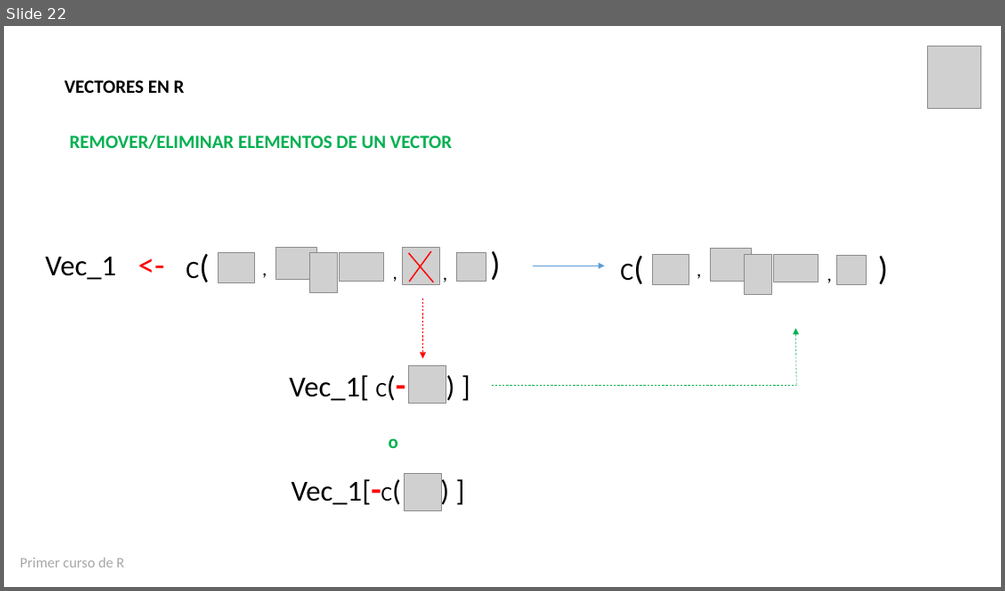
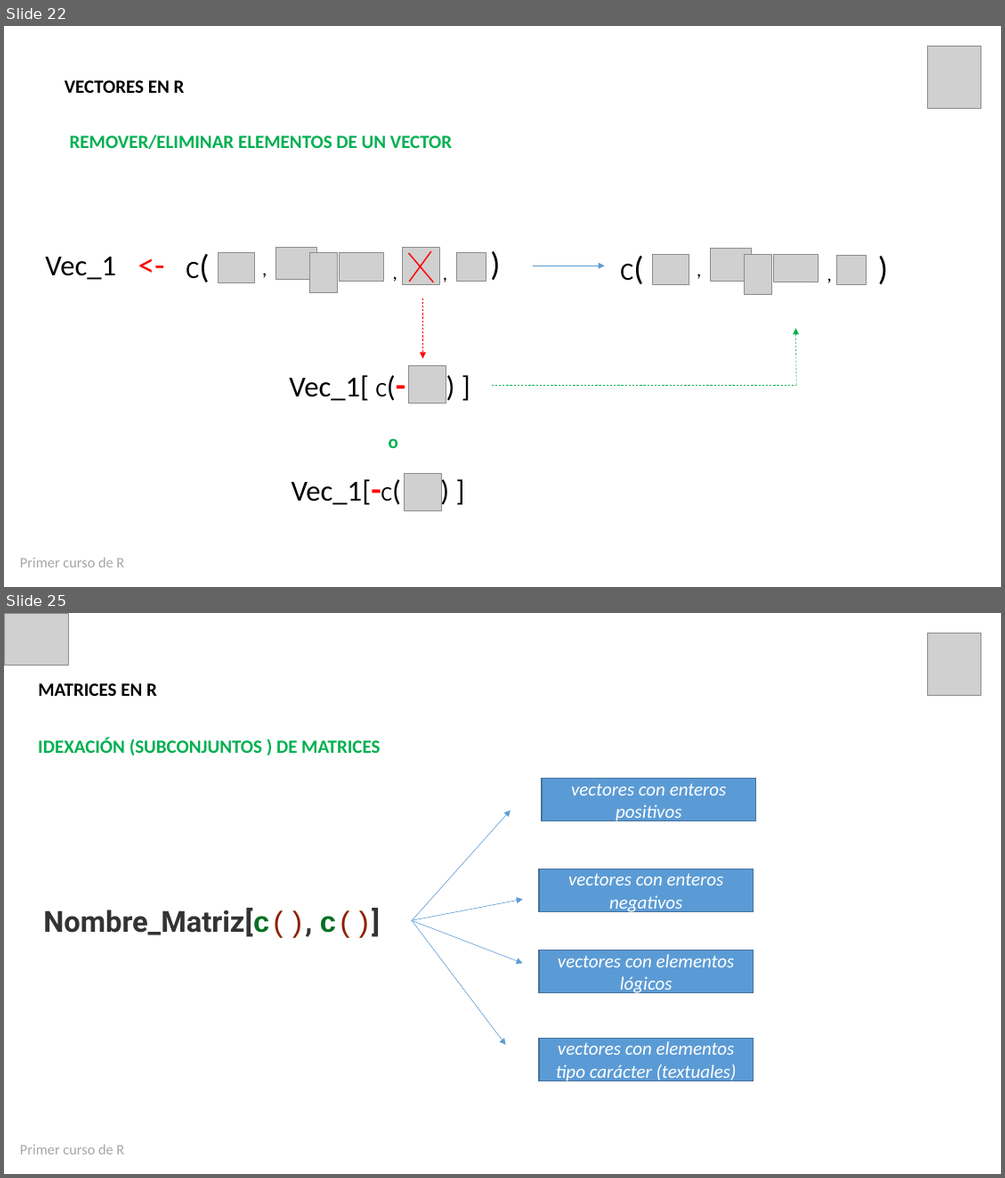
Before and after one commit to estadisticaun/Rbasico, a slide deck: Presentaciones/Presentación Sesión 3 21-08-2020.pptx. Shown one above the other, each under a label of ours: slide 22 before the commit, slides 22 and 25 after it; the slides between them are not shown. The pictures are 1005x591 and 1005x1178 pixels, drawn with LibreOffice and Linux fonts; fonts in the diff are those of the drawing; grey boxes stand for pictures. Boxes give left, top, right and bottom in pixels: in the first picture for what was removed or moved away, otherwise in the second. Text is boxed around its words. In the diff, an @@ line names an element or a change of style, - is before the commit and + after.

```diff
--- a/Presentaciones/Presentación Sesión 3 21-08-2020.pptx
+++ b/Presentaciones/Presentación Sesión 3 21-08-2020.pptx
@@ slide 25 added at (4, 613, 1001, 1174), background #FFFFFF @@
@@ picture added at (4, 614, 68, 666) @@
@@ picture added at (928, 633, 981, 695) @@
@@ text added at (38, 683, 157, 696), 18 pt, text #000000, bold @@
+MATRICES EN R
@@ text added at (38, 738, 380, 755), 18 pt, text #00B050, bold @@
+IDEXACIÓN (SUBCONJUNTOS ) DE MATRICES
@@ rectangle added at (542, 779, 755, 821), fill #5B9BD5, outline #43739E 1 pt, 18 pt, text #FFFFFF, italic @@
+vectores con enteros positivos
@@ arrow added from (412, 920) to (510, 811), #5B9BD5 0.5 pt @@
@@ rectangle added at (539, 868, 752, 911), fill #5B9BD5, outline #43739E 1 pt, 18 pt, text #FFFFFF, italic @@
+vectores con enteros negativos
@@ arrow added from (412, 920) to (523, 900), #5B9BD5 0.5 pt @@
@@ text added at (43, 908, 380, 938), 28 pt, text #333333, bold @@
+Nombre_Matriz[c(), c()]
@@ arrow added from (412, 920) to (523, 963), #5B9BD5 0.5 pt @@
@@ arrow added from (412, 920) to (506, 1045), #5B9BD5 0.5 pt @@
@@ rectangle added at (539, 950, 752, 993), fill #5B9BD5, outline #43739E 1 pt, 18 pt, text #FFFFFF, italic @@
+vectores con elementos lógicos
@@ rectangle added at (539, 1038, 752, 1080), fill #5B9BD5, outline #43739E 1 pt, 18 pt, text #FFFFFF, italic @@
+vectores con elementos tipo carácter (textuales)
@@ text added at (20, 1144, 124, 1154), 14 pt, text #A6A6A6 @@
+Primer curso de R
```
Also in this commit, not shown: 4 other slides added, 20 other files.
